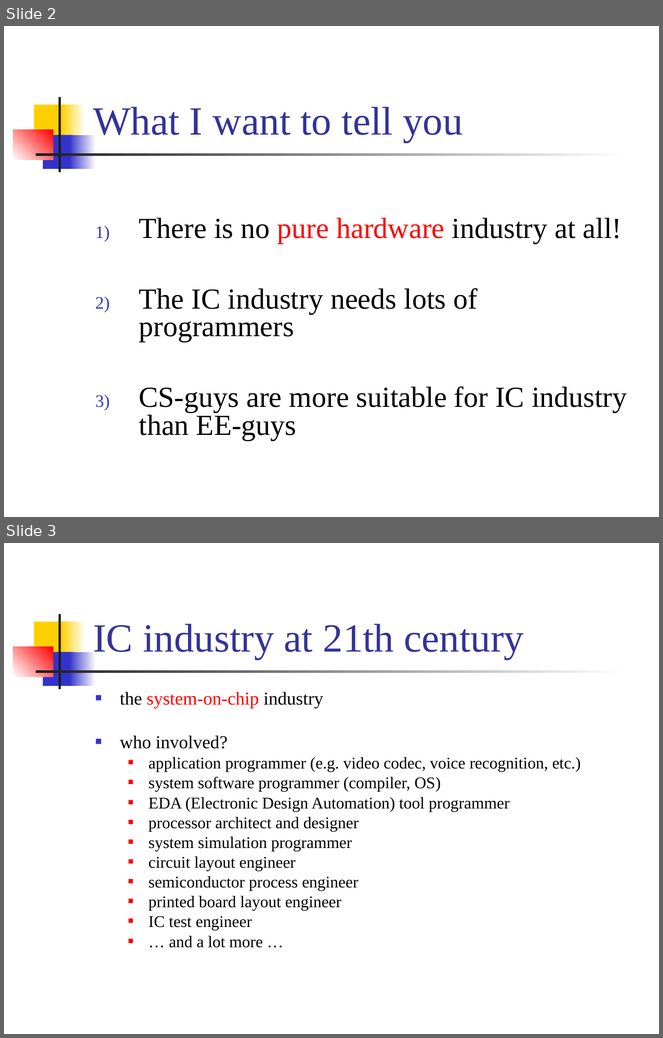
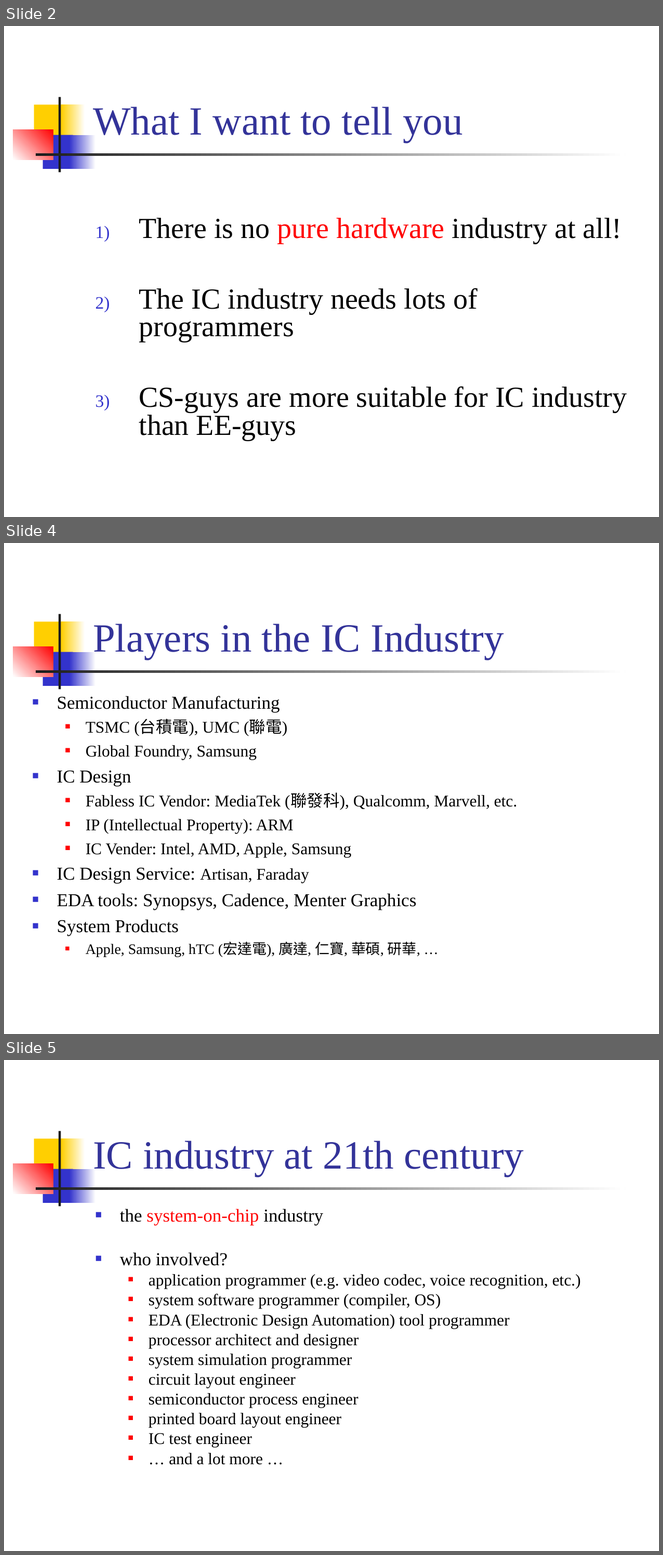
Before and after one commit to CGUSystemCourses/ComputerOrg-2015, a slide deck: Talks/intro_CS/hw_industry.ppt. Shown one above the other, each under a label of ours: slides 2 and 3 before the commit, slides 2, 4 and 5 after it; the slides between them are not shown. The pictures are 663x1038 and 663x1555 pixels, drawn with LibreOffice and Linux fonts; fonts in the diff are those of the drawing. Boxes give left, top, right and bottom in pixels: in the first picture for what was removed or moved away, otherwise in the second. Text is boxed around its words. In the diff, an @@ line names an element or a change of style, - is before the commit and + after.

```diff
--- a/Talks/intro_CS/hw_industry.ppt
+++ b/Talks/intro_CS/hw_industry.ppt
@@ slide 4 added at (x1=4, y1=543, x2=659, y2=1034), background #FFFFFF; not listed: 7 template elements that a slide beside it also shows @@
@@ title added at (x1=93, y1=624, x2=504, y2=659), 44 pt, text #333399 @@
+Players in the IC Industry
@@ text added at (x1=57, y1=696, x2=518, y2=957), 18 pt, text #000000 @@
+■ Semiconductor Manufacturing
+  ■ TSMC (台積電), UMC (聯電)
+  ■ Global Foundry, Samsung
+■ IC Design
+  ■ Fabless IC Vendor: MediaTek (聯發科), Qualcomm, Marvell, etc.
+  ■ IP (Intellectual Property): ARM
+  ■ IC Vender: Intel, AMD, Apple, Samsung
+■ IC Design Service: Artisan, Faraday
+■ EDA tools: Synopsys, Cadence, Menter Graphics
+■ System Products
+  ■ Apple, Samsung, hTC (宏達電), 廣達, 仁寶, 華碩, 研華, …
@@ what was slide 3 is now slide 5 @@
```
Also in this commit, not shown: 1 slide changed, 1 other slide added, 1 slide removed, 8 other files.
